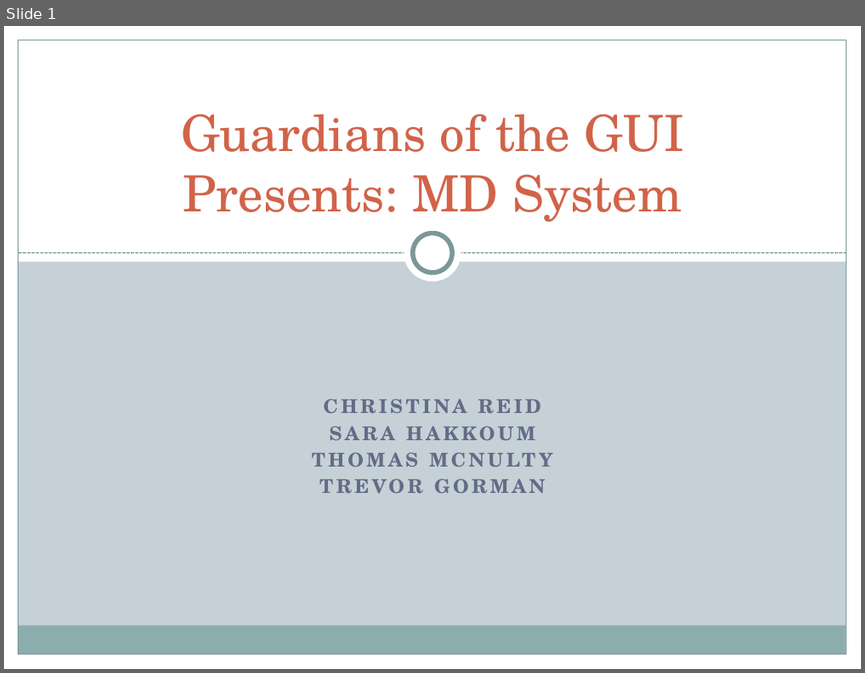
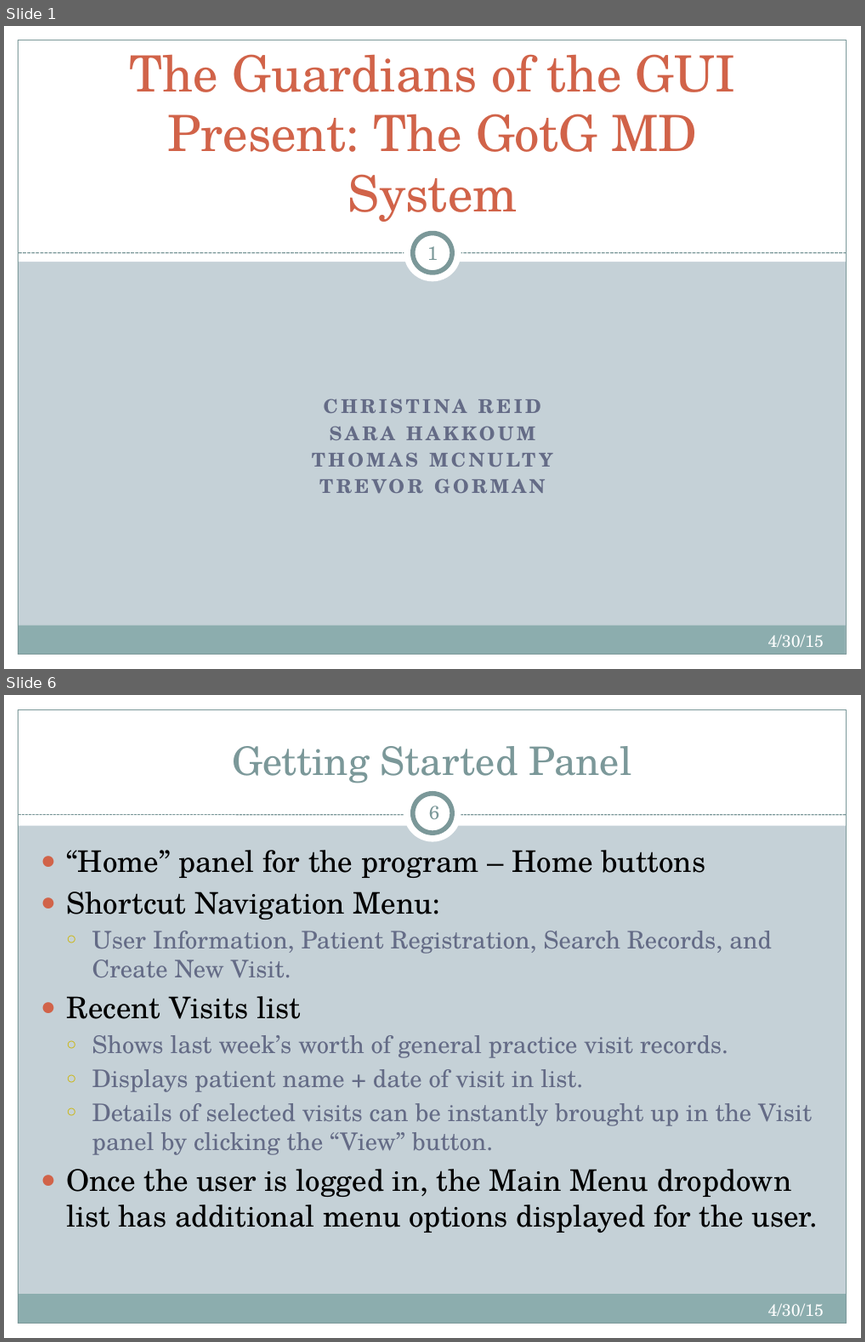
Before and after one commit to tmcnulty14/guardians-md, a slide deck: Guardians of the GUI MD System Presentation.pptx. Shown one above the other, each under a label of ours: slide 1 before the commit, slides 1 and 6 after it; the slides between them are not shown. The pictures are 865x673 and 865x1342 pixels, drawn with LibreOffice and Linux fonts; fonts in the diff are those of the drawing. Boxes give left, top, right and bottom in pixels: in the first picture for what was removed or moved away, otherwise in the second. Text is boxed around its words. In the diff, an @@ line names an element or a change of style, - is before the commit and + after.

```diff
--- a/Guardians of the GUI MD System Presentation.pptx
+++ b/Guardians of the GUI MD System Presentation.pptx
@@ slide 6 added at (4, 695, 861, 1338), background #C5D1D7; not listed: 5 template elements that a slide beside it also shows @@
@@ rectangle added at (4, 695, 861, 825), fill #FFFFFF @@
@@ title added at (232, 746, 631, 783), 33 pt, text #7C999A @@
+Getting Started Panel
@@ ellipse added at (404, 785, 461, 842), fill #FFFFFF @@
@@ ellipse added at (413, 794, 452, 833), fill #FFFFFF, outline #7C999A 4 pt @@
@@ line added from (18, 815) to (846, 815), #7C999A 0.75 pt dashed @@
@@ page number added at (429, 805, 439, 819), 16 pt, text #7C999A @@
+6
@@ text added at (66, 850, 818, 1232), 20.4 pt, text #646B86 @@
+● “Home” panel for the program – Home buttons
+● Shortcut Navigation Menu:
+  ○ User Information, Patient Registration, Search Records, and Create New Visit.
+● Recent Visits list
+  ○ Shows last week’s worth of general practice visit records.
+  ○ Displays patient name + date of visit in list.
+  ○ Details of selected visits can be instantly brought up in the Visit panel by clicking the “View” button.
+● Once the user is logged in, the Main Menu dropdown list has additional menu options displayed for the user.
@@ text added at (768, 1303, 823, 1315), 14 pt, text #FFFFFF @@
+4/30/15
@@ slide 1 changed as well @@
@@ title at (130, 54, 736, 222): text changed @@
-Guardians of the GUI
-Presents: MD System
+The Guardians of the GUI Present: The GotG MD System
@@ page number added at (427, 246, 438, 260), 16 pt, text #7C999A @@
+1
@@ text added at (768, 634, 823, 646), 14 pt, text #FFFFFF @@
+4/30/15
```
Also in this commit, not shown: 7 other slides changed, 18 other slides added, 1 other file.
